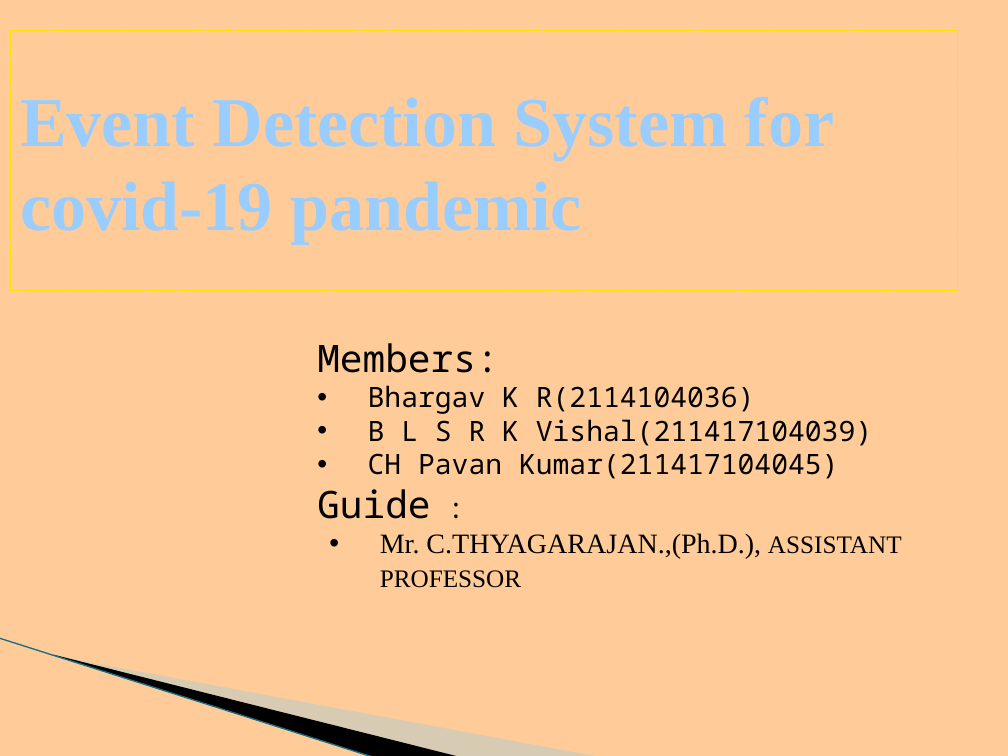
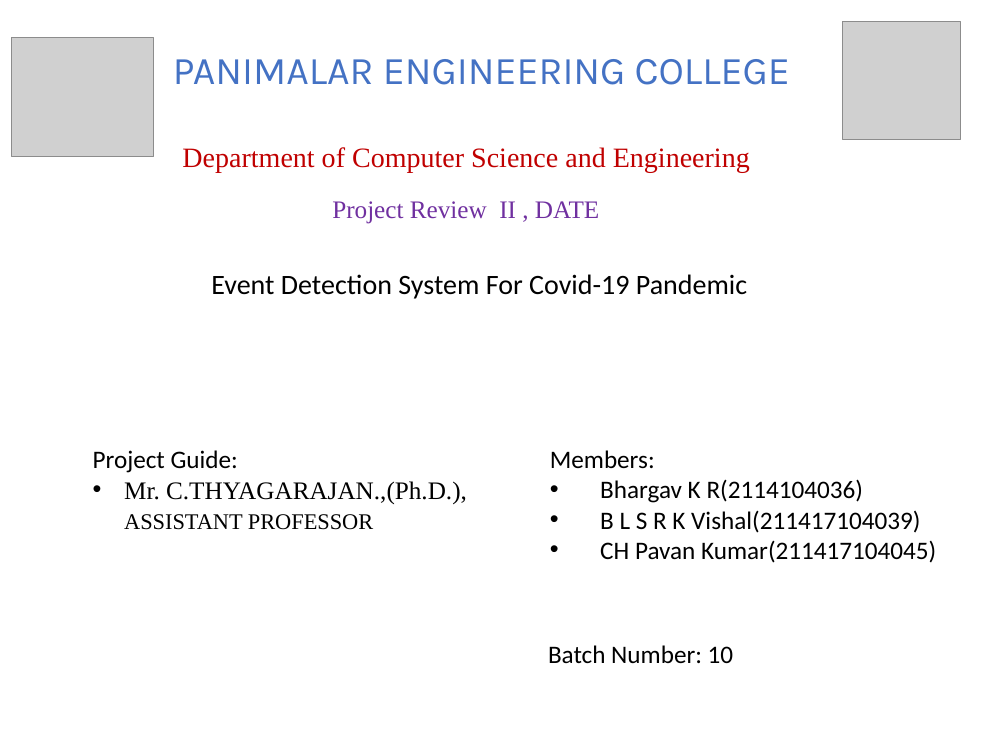
Before and after one commit to BHARGAVKR2000/Event-Detetion-System, a slide deck: slide 1 of project-E10.pptx. Drawn at 1008x756 pixels with LibreOffice and Linux fonts; fonts in the diff are those of the drawing; grey boxes stand for pictures; background and template pictures are left out. Boxes give left, top, right and bottom in pixels: in the first picture for what was removed or moved away, otherwise in the second. Text is boxed around its words. In the diff, an @@ line names an element or a change of style, - is before the commit and + after.

Commit message:
event detection system

```diff
--- a/project-E10.pptx
+++ b/project-E10.pptx
@@ background #FFCC99 to #FFFFFF @@
@@ picture added at <box>843,21,961,139</box> @@
@@ picture added at <box>12,37,154,156</box> @@
@@ text added at <box>173,59,790,85</box>, 28 pt, text #4472C4 @@
+PANIMALAR ENGINEERING COLLEGE
@@ text added at <box>182,147,750,173</box>, 20 pt, text #C00000 @@
+Department of Computer Science and Engineering
@@ text added at <box>332,201,599,224</box>, 18 pt, text #7030A0 @@
+Project Review II , DATE
@@ text "Event Detection System For Covid-19 ...": place and size @@
-text "Event Detection System For Covid-19 ..." at <box>10,30,958,290</box>
+text "Event Detection System For Covid-19 ..." at <box>211,274,747,299</box>
@@ text "Event Detection System For Covid-19 ..." at <box>211,274,747,299</box>: vertical alignment middle to top; outline #FFE100 0.75 pt dashed to none @@
@@ text at <box>211,274,747,299</box>: text changed; size 50 to 20 pt; font Times New Roman to Calibri; text colour #99CCFF to #000000; bold off @@
-Event Detection System for covid-19 pandemic
+Event Detection System For Covid-19 Pandemic
@@ text "Members:": place and size @@
-text "Members:" at <box>317,343,902,588</box>
+text "Members:" at <box>550,450,936,563</box>
@@ text "Members:" at <box>550,450,936,563</box>: size 27 to 18 pt in "Members:"; font Noto Sans Mono to Calibri, size 20 to 18 pt; less space between paragraphs @@
@@ text added at <box>93,450,467,530</box>, 18 pt, text #000000 @@
+Project Guide:
+• Mr. C.THYAGARAJAN.,(Ph.D.), ASSISTANT PROFESSOR
@@ text at <box>317,489,902,588</box>: paragraphs removed @@
-Guide :
-• Mr. C.THYAGARAJAN.,(Ph.D.), ASSISTANT PROFESSOR
@@ freeform shape removed at <box>79,551,498,711</box> @@
@@ freeform shape removed at <box>0,638,413,731</box> @@
@@ line removed from (0, 638) to (374, 756) @@
@@ text added at <box>548,645,734,663</box>, 18 pt, text #000000 @@
+Batch Number: 10
```
Also in this commit, not shown: 20 other slides changed, 4 slides added, 6 slides removed, 1 other file.
